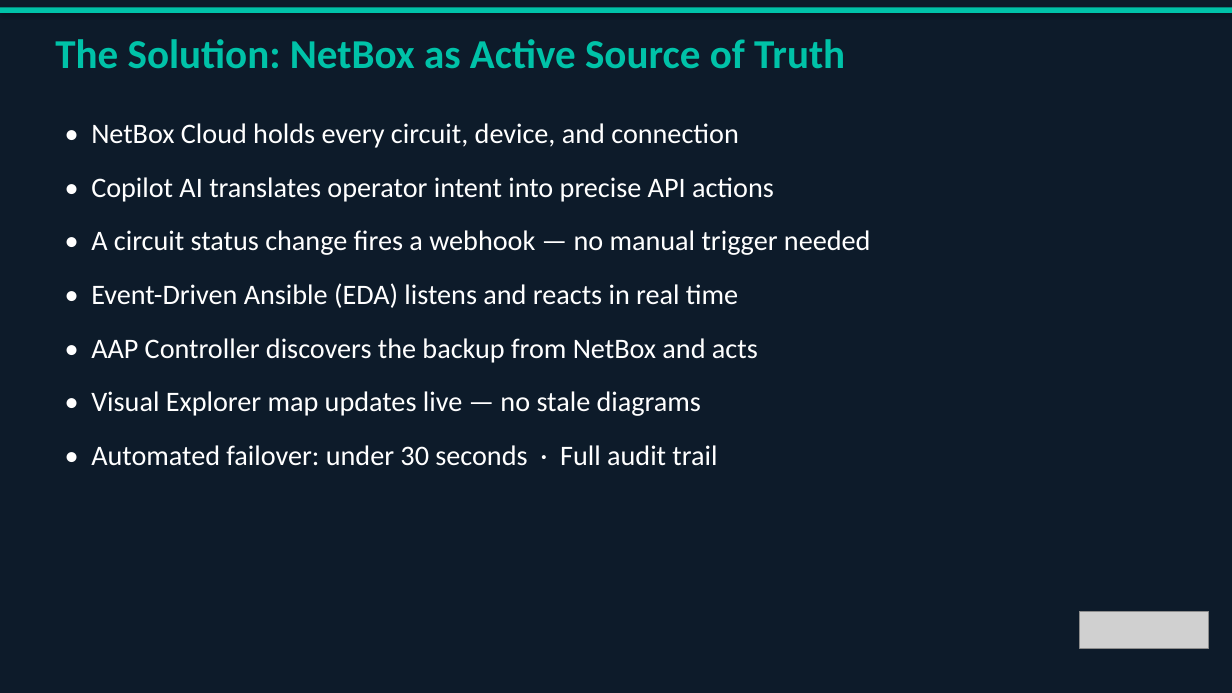
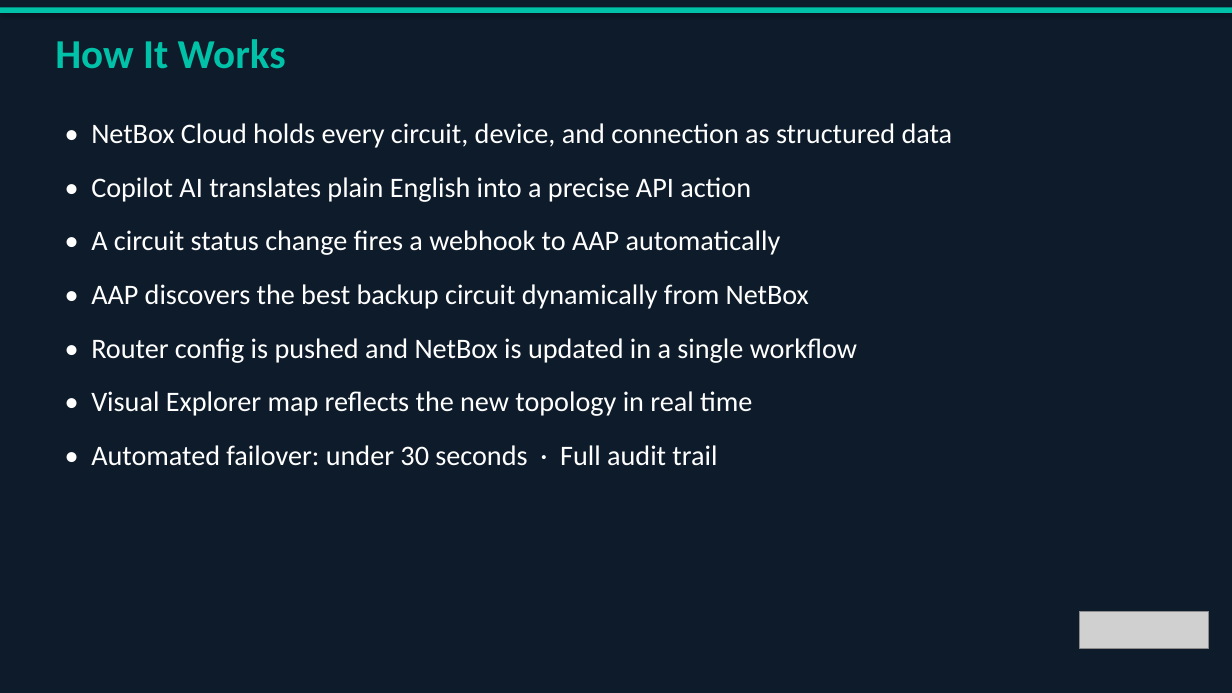
Before and after one commit to my0373/summit-netbox-circuits-demo, a slide deck: slide 6 of slides/Summit_Demo_Deck.pptx (slide 3 before the commit). Drawn at 1232x693 pixels with LibreOffice and Linux fonts; fonts in the diff are those of the drawing; grey boxes stand for pictures. Boxes give left, top, right and bottom in pixels: in the first picture for what was removed or moved away, otherwise in the second. Text is boxed around its words. In the diff, an @@ line names an element or a change of style, - is before the commit and + after.

```diff
--- a/slides/Summit_Demo_Deck.pptx
+++ b/slides/Summit_Demo_Deck.pptx
@@ text at bbox=[55, 39, 286, 69]: text changed @@
-The Solution: NetBox as Active Source of Truth
+How It Works
@@ text at bbox=[91, 123, 953, 148]: text changed @@
-• NetBox Cloud holds every circuit, device, and connection
+• NetBox Cloud holds every circuit, device, and connection as structured data
@@ text at bbox=[91, 177, 751, 202]: text changed @@
-• Copilot AI translates operator intent into precise API actions
+• Copilot AI translates plain English into a precise API action
@@ text at bbox=[91, 230, 781, 255]: text changed @@
-• A circuit status change fires a webhook — no manual trigger needed
+• A circuit status change fires a webhook to AAP automatically
@@ text at bbox=[91, 284, 809, 309]: text changed @@
-• Event-Driven Ansible (EDA) listens and reacts in real time
+• AAP discovers the best backup circuit dynamically from NetBox
@@ text at bbox=[91, 338, 857, 363]: text changed @@
-• AAP Controller discovers the backup from NetBox and acts
+• Router config is pushed and NetBox is updated in a single workflow
@@ text at bbox=[91, 391, 752, 416]: text changed @@
-• Visual Explorer map updates live — no stale diagrams
+• Visual Explorer map reflects the new topology in real time
```
Also in this commit, not shown: 5 other slides changed, 4 slides added, 4 slides removed, 1 other file.
